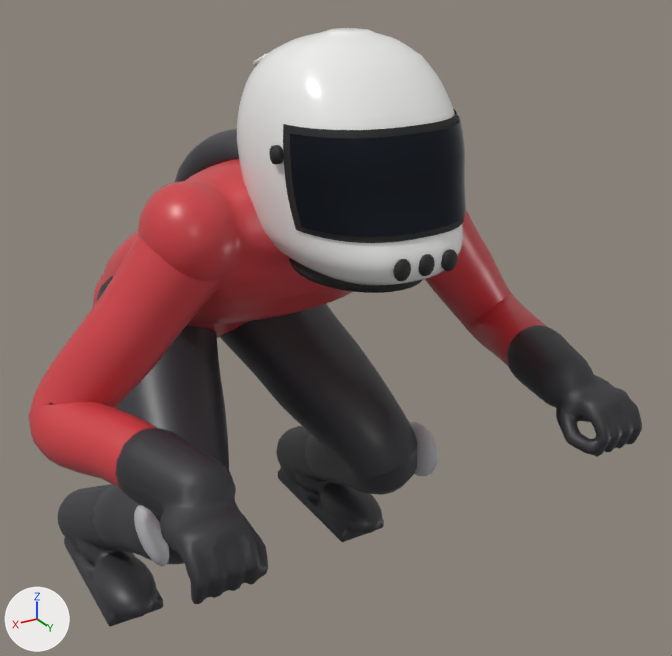
The FBX model unity/PryingEyes/Assets/_PryingEyes/Resources/Moto/pilota.fbx: old version first, new version second.
Rendered twice from a camera (50 mm lens) standing at (0.625, 1.212, 1.556) and looking at (-0.093, 0.015, 0.957). The axes (+X, +Y, +Z) are drawn at lower left. The lights are the same throughout. The older version comes first. Vertices at exactly the same position are counted once.

Before the edit, the objects in view are built like this:
```python
me_arm_l = bpy.data.meshes.new('arm_L')
me_arm_l.from_pydata(...)  # 660 vertices, 642 faces; spans x -0.416..-0.126, y 0.015..0.342, z 0.892..1.22
me_arm_l.materials.append(mat_arm_upper)  # red #ce3f45
me_arm_r = bpy.data.meshes.new('arm_R')
me_arm_r.from_pydata(...)  # 660 vertices, 642 faces; spans x 0.126..0.416, y 0.015..0.342, z 0.892..1.22
me_arm_r.materials.append(mat_arm_upper)  # red #ce3f45
me_glove_l = bpy.data.meshes.new('glove_L')
me_glove_l.from_pydata(...)  # 800 vertices, 1600 faces; spans x -0.358..-0.237, y 0.208..0.447, z 0.877..0.998
me_glove_l.materials.append(mat_glove)  # dark grey #303035
me_glove_r = bpy.data.meshes.new('glove_R')
me_glove_r.from_pydata(...)  # 800 vertices, 1600 faces; spans x 0.237..0.358, y 0.208..0.447, z 0.877..0.998
me_glove_r.materials.append(mat_glove)  # dark grey #303035
me_hump = bpy.data.meshes.new('hump')
me_hump.from_pydata(...)  # 360 vertices, 338 faces; spans x -0.096..0.096, y 0.054..0.493, z 0.135..0.343
me_hump.materials.append(mat_hump)  # dark grey #353538
me_torso = bpy.data.meshes.new('torso')
me_torso.from_pydata(...)  # 4502 vertices, 9000 faces; spans x -0.249..0.249, y -0.157..0.56, z -0.131..0.379
me_torso.materials.append(mat_suit)  # red #ce3f45
ob_arm_l = bpy.data.objects.new('arm_L', me_arm_l)
ob_arm_l.location = (0.0, 0.0, 0.0)
ob_arm_r = bpy.data.objects.new('arm_R', me_arm_r)
ob_arm_r.location = (0.0, 0.0, 0.0)
ob_glove_l = bpy.data.objects.new('glove_L', me_glove_l)
ob_glove_l.location = (0.0, 0.0, 0.0)
ob_glove_r = bpy.data.objects.new('glove_R', me_glove_r)
ob_glove_r.location = (0.0, 0.0, 0.0)
ob_hump = bpy.data.objects.new('hump', me_hump)
ob_hump.location = (0.0, -0.34, 0.945)
ob_torso = bpy.data.objects.new('torso', me_torso)
ob_torso.location = (0.0, -0.34, 0.945)
# also in view: 'leg_R' at (0.136, -0.151, 0.737); 'helmet_shell' at (0.0, 0.204, 1.295); 'helmet_visor' at (0.0, 0.317, 1.285); 'helmet_seal' at (0.0, 0.309, 1.285); 'helmet_black' at (0.0, 0.249, 1.231)
```
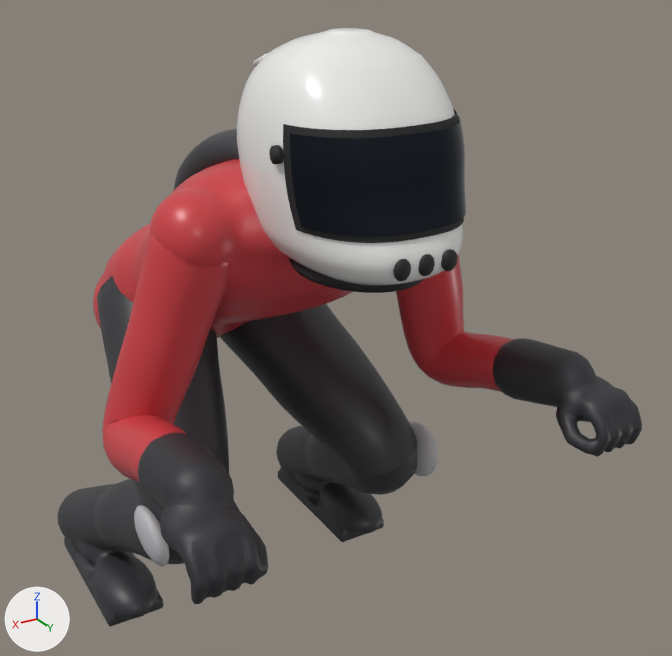
Edits to the bpy script that builds the scene:
```text
Change me_arm_l:
    used by ob_arm_l; location = (0.0, 0.0, 0.0)
    remove me_arm_l.from_pydata(...)  # 660 vertices, 642 faces; spans x -0.416..-0.126, y 0.015..0.342, z 0.892..1.22
    add me_arm_l.from_pydata(...)  # 660 vertices, 642 faces; spans x -0.322..-0.118, y 0.011..0.339, z 0.844..1.2
    me_arm_l part 2: 660 of 660 vertices moved; they spanned x -0.416..-0.126, y 0.015..0.342, z 0.892..1.22 and now span x -0.322..-0.118, y 0.011..0.339, z 0.844..1.2; mean shift (0.048, -0.003, -0.027)
Change me_glove_l:
    used by ob_glove_l; location = (0.0, 0.0, 0.0)
    remove me_glove_l.from_pydata(...)  # 800 vertices, 1600 faces; spans x -0.358..-0.237, y 0.208..0.447, z 0.877..0.998
    add me_glove_l.from_pydata(...)  # 799 vertices, 1598 faces; spans x -0.347..-0.235, y 0.207..0.447, z 0.877..0.995
    me_glove_l part 4: 22 vertices moved from x -0.337..-0.244, y 0.34..0.392, z 0.908..0.96 to x -0.337..-0.252, y 0.34..0.391, z 0.909..0.975; 302 vertices removed from x -0.358..-0.244, y 0.208..0.391, z 0.903..0.998; 303 vertices added at x -0.339..-0.235, y 0.207..0.392, z 0.888..0.995
    other edits to the shape of me_glove_l do not show in these pictures
Change me_arm_r:
    used by ob_arm_r; location = (0.0, 0.0, 0.0)
    remove me_arm_r.from_pydata(...)  # 660 vertices, 642 faces; spans x 0.126..0.416, y 0.015..0.342, z 0.892..1.22
    add me_arm_r.from_pydata(...)  # 660 vertices, 642 faces; spans x 0.118..0.322, y 0.011..0.339, z 0.844..1.2
    me_arm_r part 1: 660 of 660 vertices moved; they spanned x 0.126..0.416, y 0.015..0.342, z 0.892..1.22 and now span x 0.118..0.322, y 0.011..0.339, z 0.844..1.2; mean shift (-0.048, -0.003, -0.027)
Change me_torso:
    used by ob_torso; location = (0.0, -0.34, 0.945)
    remove me_torso.from_pydata(...)  # 4502 vertices, 9000 faces; spans x -0.249..0.249, y -0.157..0.56, z -0.131..0.379
    add me_torso.from_pydata(...)  # 4502 vertices, 9000 faces; spans x -0.235..0.235, y -0.157..0.56, z -0.13..0.379
    me_torso part 5: 88 vertices moved from x -0.197..0.207, y -0.127..0.51, z -0.082..0.358 to x -0.199..0.209, y -0.127..0.51, z -0.08..0.357; 1245 vertices removed from x -0.249..0.249, y -0.155..0.55, z -0.131..0.378; 1245 vertices added at x -0.235..0.235, y -0.156..0.552, z -0.13..0.378
Change me_glove_r:
    used by ob_glove_r; location = (0.0, 0.0, 0.0)
    remove me_glove_r.from_pydata(...)  # 800 vertices, 1600 faces; spans x 0.237..0.358, y 0.208..0.447, z 0.877..0.998
    add me_glove_r.from_pydata(...)  # 799 vertices, 1598 faces; spans x 0.235..0.347, y 0.207..0.447, z 0.877..0.995
    me_glove_r part 3: 18 vertices moved from x 0.248..0.342, y 0.343..0.391, z 0.91..0.98 to x 0.247..0.342, y 0.336..0.391, z 0.911..0.986; 317 vertices removed from x 0.243..0.358, y 0.208..0.394, z 0.903..0.998; 316 vertices added at x 0.235..0.342, y 0.207..0.391, z 0.888..0.995
```

Changed parts and their boxes [x1, y1, x2, y2] in the pictures (672 x 656 px; the box of a moved part takes in the faces that stretch with it):
'arm_R', reshaped (35% narrower)
    before: [28, 236, 223, 488]
    after: [102, 234, 229, 482]
'glove_R', reshaped (14% narrower)
    before: [116, 428, 268, 604]
    after: [138, 433, 268, 604]
'arm_L', reshaped
    before: [425, 210, 546, 367]
    after: [396, 254, 514, 392]
'glove_L', reshaped (11% wider, 10% shorter)
    before: [507, 325, 642, 457]
    after: [492, 338, 642, 457]
part 3 of me_glove_r, moved or reshaped
    before: [116, 428, 255, 532]
    after: [138, 433, 255, 532]
part 4 of me_glove_l, moved or reshaped
    before: [507, 325, 598, 412]
    after: [492, 338, 598, 412]
part 5 of me_torso, moved or reshaped
    before: [136, 169, 252, 330]
    after: [95, 169, 252, 330]
